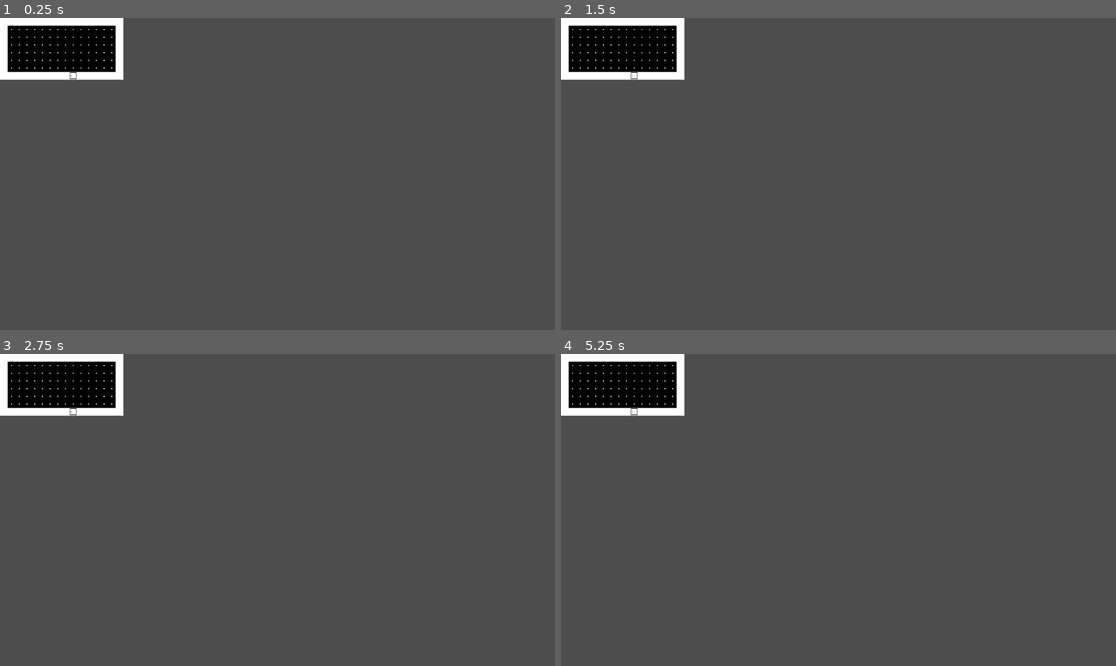
Above: before the commit, frames 1-4 (two rows, left to right).
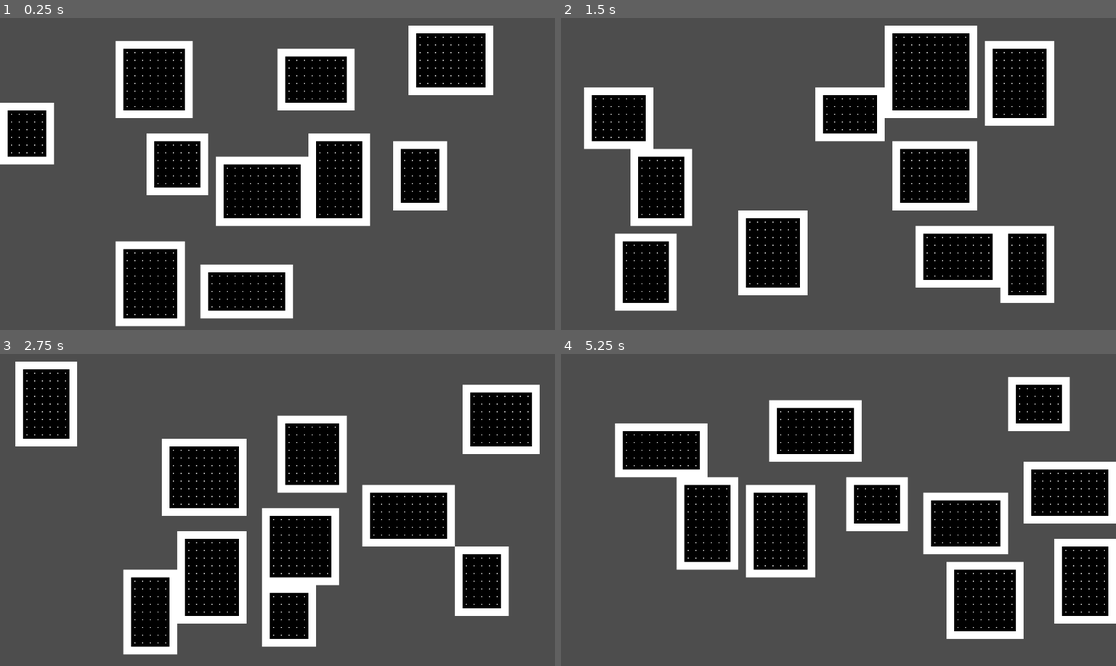
Above: after the commit, the same moments.

Repository: EmilBabazade/rouge-cleaner
Game: Godot game, scene res://scenes/main/main.tscn
Two runs of this game, one before a commit and one after it. Both use one fixed random seed, a clock stepped at 60 frames per second and the inputs below. Before the commit the project starts from res://scenes/room/room.tscn.
Inputs:
- Up to frame 1 (0.25 s): no input
- Up to frame 2 (1.5 s): tap Enter at 0.5 s; tap R (generate, bound only after the commit) at 0.6, 1.35 s; tap Space at 1.25 s
- Up to frame 3 (2.75 s): tap Enter at 2 s; tap R (generate, bound only after the commit) at 2.1 s
- Up to frame 4 (5.25 s): tap Space at 2.75, 4.25 s; tap R (generate, bound only after the commit) every 0.75 s from 2.85 to 5.1 s; tap Enter at 3.5 s

The runs differ from the first frame. In frame 1, 33% of the frame differs, in the area x 0-89%, y 0-99%; in frame 2, 35%, in the area x 0-89%, y 0-94%; in frame 3, 32%; in frame 4, 34%.

Commit message:
new logic to draw rooms in one scene so grid is same

Diff:
--- a/project.godot
+++ b/project.godot
@@ -11,7 +11,7 @@
 [application]
 
 config/name="Rouge Cleaner"
-run/main_scene="uid://d20i0wdy34mw5"
+run/main_scene="uid://ieuvtkj711rg"
 config/features=PackedStringArray("4.5", "Forward Plus")
 config/icon="res://icon.svg"
 
@@ -41,6 +41,14 @@
 gdscript/warnings/static_called_on_instance=2
 gdscript/warnings/redundant_await=2
 
+[input]
+
+generate={
+"deadzone": 0.2,
+"events": [Object(InputEventKey,"resource_local_to_scene":false,"resource_name":"","device":-1,"window_id":0,"alt_pressed":false,"shift_pressed":false,"ctrl_pressed":false,"meta_pressed":false,"pressed":false,"keycode":0,"physical_keycode":82,"key_label":0,"unicode":114,"location":0,"echo":false,"script":null)
+]
+}
+
 [rendering]
 
 textures/canvas_textures/default_texture_filter=0
--- /dev/null
+++ b/scenes/main/main.gd
@@ -0,0 +1,113 @@
+extends Node2D
+
+@export var tile_size := 16
+@export var min_size := Vector2(7, 7)
+@export var max_size := Vector2(12, 12)
+@export var room_count := 10
+
+@onready var floor_layer: TileMapLayer = $FloorLayer
+@onready var wall_layer: TileMapLayer = $WallLayer
+
+@export var floor_source := 0
+@export var floor_coords := Vector2(0, 3)
+@export var floor_alt := 0
+
+@export var wall_source := 0
+@export var wall_coords := Vector2(1, 3)
+@export var wall_alt := 0
+
+var rooms: Array[Rect2] = []
+
+func _ready() -> void:
+	generate()
+
+func _process(_delta: float) -> void:
+	if Input.is_action_just_pressed("generate"):
+		generate()
+
+func generate() -> void:
+	rooms = []
+	floor_layer.clear()
+	wall_layer.clear()
+	for i in range(room_count):
+		var room := generate_room()
+		var attempt := 1
+		var max_attempt := room_count * room.get_area() * 10
+#		regenerate until doesnt collide with other rooms
+		while collides_with_other_rooms(room) and attempt < max_attempt:
+			room = generate_room()
+			attempt += 1
+#		couldnt generate a non colliding room in max attempts so skip this room
+		if collides_with_other_rooms(room):
+			continue
+		carve_room(room)
+		rooms.append(room)
+	generate_corridors()
+
+func generate_corridors() -> void:
+	print(rooms)
+	rooms = sort_rooms_by_distance()
+	print('-----')
+	print(rooms)
+#	TODO: FINISH THIS
+
+func sort_rooms_by_distance() -> Array[Rect2]:
+#	sort rooms by distance between room centers
+	var sorted_rooms: Array[Rect2] = []
+	for i in range(rooms.size()):
+		var distance := 999999999
+		var sorted_room := Rect2()
+		for r in rooms:
+			if sorted_rooms.has(r):
+				continue
+#			first room is closest to 0,0
+			var current_distance := 0
+			if i == 0:
+				current_distance = get_room_center(r).distance_to(Vector2.ZERO)
+			else:
+				current_distance = get_room_center(r).distance_to(get_room_center(rooms[i]))
+			if current_distance < distance:
+				distance = current_distance
+				sorted_room = r
+		sorted_rooms.append(sorted_room)
+	return sorted_rooms
+
+func get_room_center(room: Rect2) -> Vector2:
+	var x: int = (room.position.x + room.size.x) / 2
+	var y: int = (room.position.y + room.size.y) / 2
+	return Vector2(x, y)
+
+func collides_with_other_rooms(room: Rect2) -> bool:
+	for other in rooms:
+		if room.intersects(other):
+			return true
+	return false
+
+func generate_room() -> Rect2:
+	var width := randi_range(min_size.x, max_size.x)
+	var height := randi_range(min_size.y, max_size.y)
+	var screen_size := get_viewport().get_visible_rect().size
+	var x := randi_range(0, screen_size.x / tile_size - width)
+	var y := randi_range(0, screen_size.y / tile_size - height)
+	return Rect2(x, y, width, height)
+
+func carve_room(room: Rect2) -> void:
+#	put floor tiles x0+1 to x1 - 1 and y0 + 1 to y1 - 1
+#   put horizontal wall tiles x0 to x1 at y0 and same at y1
+#   put vertical wall tiles y0 + 1 to y1 - 1 at x0 and x1
+	var x0 := room.position.x
+	var x1 := room.position.x + room.size.x
+	var y0 := room.position.y
+	var y1 := room.position.y + room.size.y
+#	floor
+	for i in range(x0 + 1, x1 - 1):
+		for j in range(y0 + 1, y1 - 1):
+			floor_layer.set_cell(Vector2(i, j), floor_source, floor_coords, floor_alt)
+#	horizontal walls
+	for i in range(x0, x1):
+		wall_layer.set_cell(Vector2(i, y0), wall_source, wall_coords, wall_alt)
+		wall_layer.set_cell(Vector2(i, y1 - 1), wall_source, wall_coords, wall_alt)
+#	vertical walls
+	for i in range(y0, y1):
+		wall_layer.set_cell(Vector2(x0, i), wall_source, wall_coords, wall_alt)
+		wall_layer.set_cell(Vector2(x1 - 1, i), wall_source, wall_coords, wall_alt)
--- /dev/null
+++ b/scenes/main/main.tscn
@@ -0,0 +1,28 @@
+[gd_scene load_steps=7 format=3 uid="uid://ieuvtkj711rg"]
+
+[ext_resource type="Script" uid="uid://def0pt3df7db2" path="res://scenes/main/main.gd" id="1_hyk8p"]
+[ext_resource type="Texture2D" uid="uid://ca2oll13md1mr" path="res://assets/tileset/tileset.png" id="2_iuonh"]
+
+[sub_resource type="TileSetAtlasSource" id="TileSetAtlasSource_k2fmo"]
+texture = ExtResource("2_iuonh")
+0:3/0 = 0
+
+[sub_resource type="TileSet" id="TileSet_l3cfh"]
+sources/0 = SubResource("TileSetAtlasSource_k2fmo")
+
+[sub_resource type="TileSetAtlasSource" id="TileSetAtlasSource_iuonh"]
+texture = ExtResource("2_iuonh")
+1:3/0 = 0
+2:3/0 = 0
+
+[sub_resource type="TileSet" id="TileSet_k2fmo"]
+sources/0 = SubResource("TileSetAtlasSource_iuonh")
+
+[node name="Main" type="Node2D"]
+script = ExtResource("1_hyk8p")
+
+[node name="FloorLayer" type="TileMapLayer" parent="."]
+tile_set = SubResource("TileSet_l3cfh")
+
+[node name="WallLayer" type="TileMapLayer" parent="."]
+tile_set = SubResource("TileSet_k2fmo")
--- a/scenes/room/room.gd
+++ b/scenes/room/room.gd
@@ -17,37 +17,18 @@
 	wall_tilemap.clear()
 	width = randi_range(min_width, max_width)
 	height = randi_range(min_height, max_height)
-	var is_door_vertical := randi() % 2 == 0
 #	place floor tiles
 	for i in range(width):
 		for j in range(height):
 			floor_tilemap.set_cell(Vector2(i, j), 1, Vector2(0,3))
 #	place horizontal walls
-	var special_i := randi_range(1, width - 2)
 	for i in range(0, width):
-		if !is_door_vertical and i == special_i:
-			if randi() % 2 == 0:
-				wall_tilemap.set_cell(Vector2(i, height), 0, Vector2(2,3))
-				wall_tilemap.set_cell(Vector2(i, 0), 0, Vector2(1,3))
-			else:
-				wall_tilemap.set_cell(Vector2(i, height), 0, Vector2(1,3))
-				wall_tilemap.set_cell(Vector2(i, 0), 0, Vector2(2,3))
-		else:
-			wall_tilemap.set_cell(Vector2(i, height), 0, Vector2(1,3))
-			wall_tilemap.set_cell(Vector2(i, 0), 0, Vector2(1,3))
+		wall_tilemap.set_cell(Vector2(i, height), 0, Vector2(1,3))
+		wall_tilemap.set_cell(Vector2(i, 0), 0, Vector2(1,3))
 #	place vertical walls
-	special_i = randi_range(1, height - 2)
 	for i in range(0, height + 1):
-		if is_door_vertical and i == special_i:
-			if randi() % 2 == 0:
-				wall_tilemap.set_cell(Vector2(width, i), 0, Vector2(2,3))
-				wall_tilemap.set_cell(Vector2(0, i), 0, Vector2(1,3))
-			else:
-				wall_tilemap.set_cell(Vector2(width, i), 0, Vector2(1,3))
-				wall_tilemap.set_cell(Vector2(0, i), 0, Vector2(2,3))
-		else:
-			wall_tilemap.set_cell(Vector2(width, i), 0, Vector2(1,3))
-			wall_tilemap.set_cell(Vector2(0, i), 0, Vector2(1,3))
+		wall_tilemap.set_cell(Vector2(width, i), 0, Vector2(1,3))
+		wall_tilemap.set_cell(Vector2(0, i), 0, Vector2(1,3))
 
 func draw_corridor(to_room: Room) -> void:
 	# Convert both room centers (WORLD pixels) -> THIS room's tile cells
Not shown, added: scenes/main/main.gd.uid
